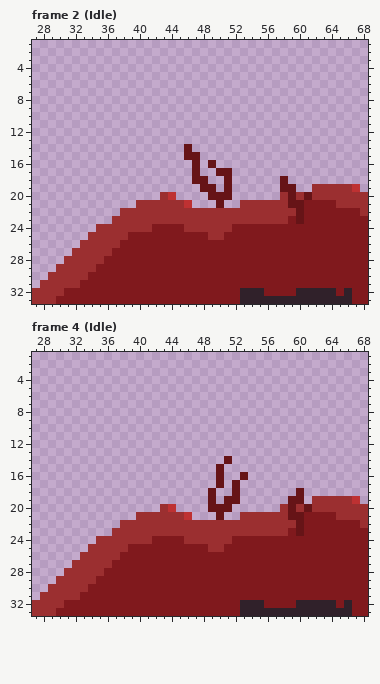
A pixel-art file gets an edit: assets/entities/grove_guardian/grove_guardian_2.0.aseprite. This is how it looked before the edit.
128x128 pixels, 11 frames. Colours within 5 levels of each other are drawn and written as one. Shown: frame 2 (Idle): x 27..68, y 1..33; frame 4 (Idle): x 27..68, y 1..33. The commit also changed other frames or places, which this record leaves out.
And afterwards:
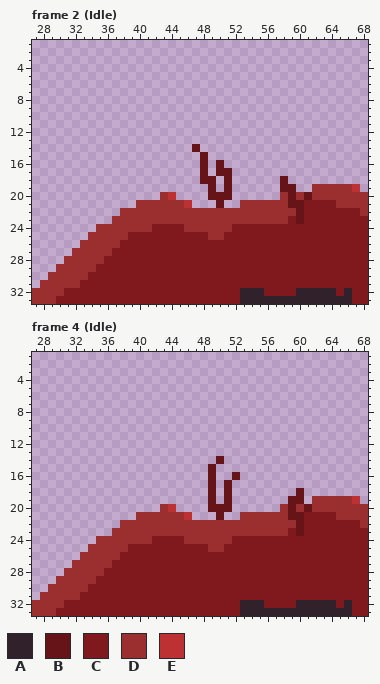
Palette (. is transparent): A #30212a  B #661417  C #80191d  D #9b2f30  E #be3132
Changes in this commit:
Frame 2 (Idle), layer "Grass":
y 14: x 46..47 B. -> .B
y 15: x 46..48 BB. -> ..B
y 16: x 47..50 B.B. -> .B.B
y 17: x 47..48 B. -> .B
y 18: x 47 B -> .; x 49 . -> B
y 19: x 48 B -> .
Frame 4 (Idle), layer "Grass":
y 14: x 50..51 .B -> B.
y 15: x 49..50 .B -> B.
y 16: x 49..50 .B -> B.; x 52..53 .B -> B.
y 17: x 49..52 .B.B -> B.B.
y 18: x 51..52 .B -> B.
y 19: x 52 B -> .
Boxes around the changes in both pictures, in picture pixels (x1, y1, x2, y2):
changed: (184, 144, 224, 192)
changed: (208, 456, 248, 504)
